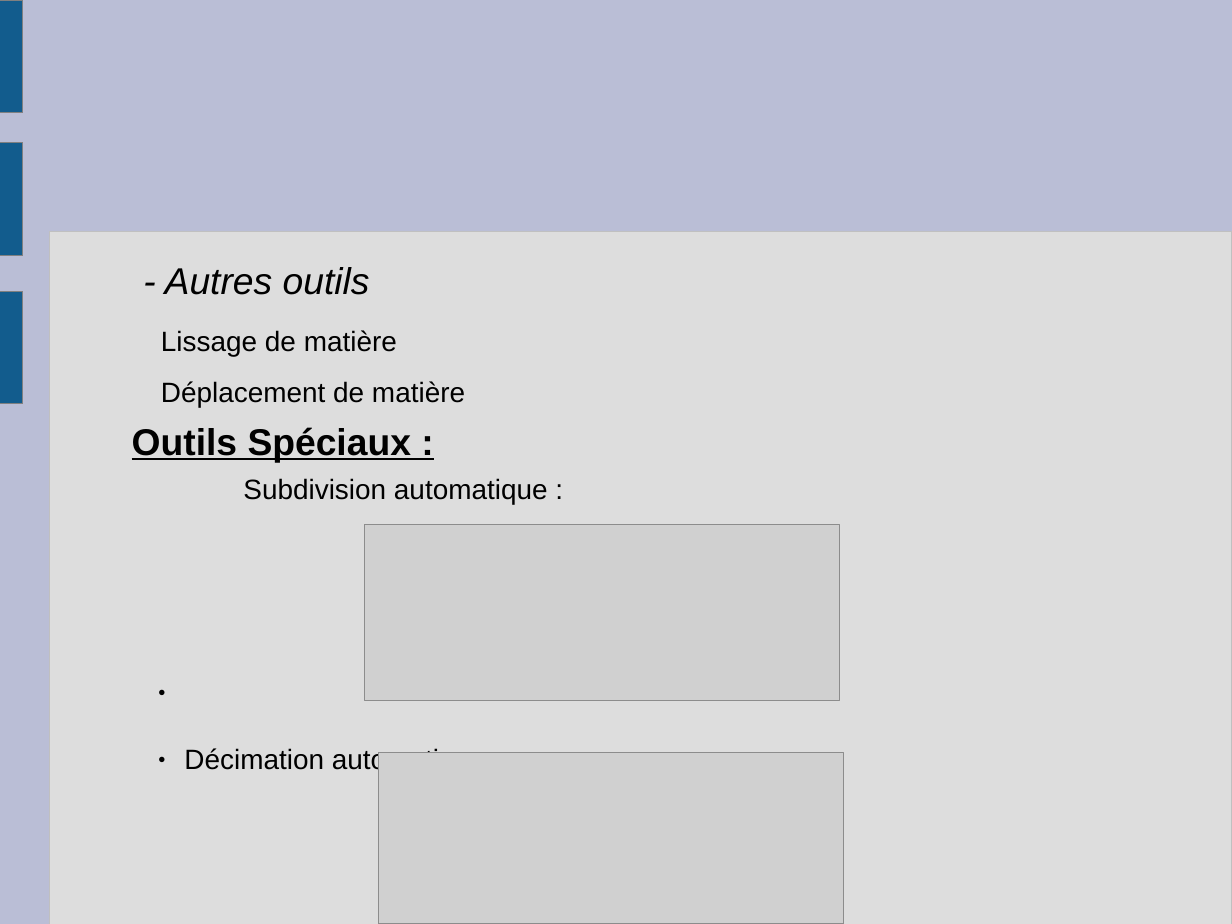
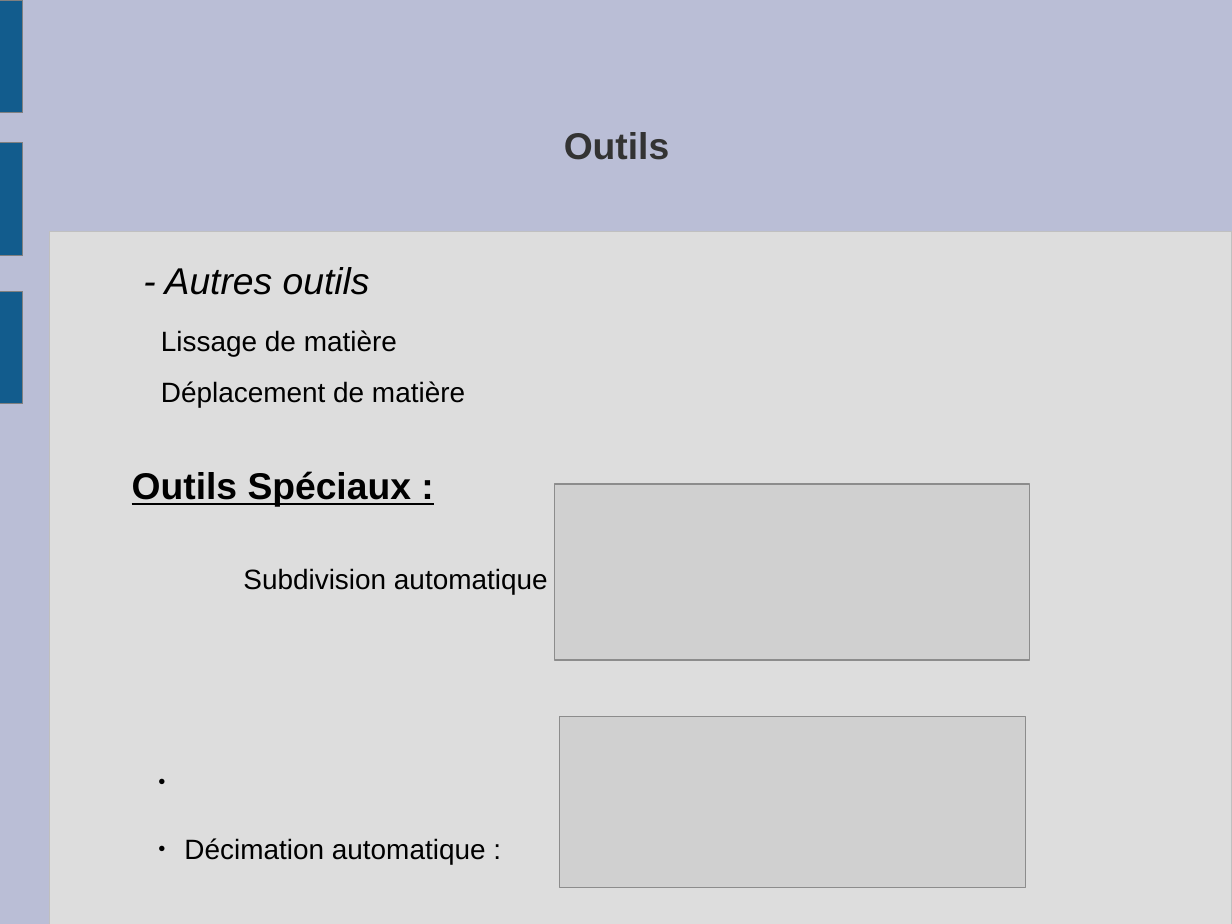
Before and after one commit to slvrgauthier/OpenSculpt, a slide deck: slide 19 of Documentation/Soutenance.odp (slide 20 before the commit). Drawn at 1232x924 pixels with LibreOffice and Linux fonts; fonts in the diff are those of the drawing; grey boxes stand for pictures. Boxes give left, top, right and bottom in pixels: in the first picture for what was removed or moved away, otherwise in the second. Text is boxed around its words. In the diff, an @@ line names an element or a change of style, - is before the commit and + after.

```diff
--- a/Documentation/Soutenance.odp
+++ b/Documentation/Soutenance.odp
@@ title added at box(564, 132, 669, 160), 24 pt, text #333333, bold @@
+Outils
@@ text "Outils Spéciaux :" rewrapped from box(132, 427, 548, 775) to box(132, 471, 548, 864) @@
@@ picture: place and size @@
-picture at box(364, 524, 840, 700)
+picture at box(555, 484, 1030, 660)
@@ picture: place and size @@
-picture at box(379, 752, 844, 924)
+picture at box(560, 717, 1025, 889)
```
Also in this commit, not shown: 3 other slides changed, 1 slide removed, 4 other files.
